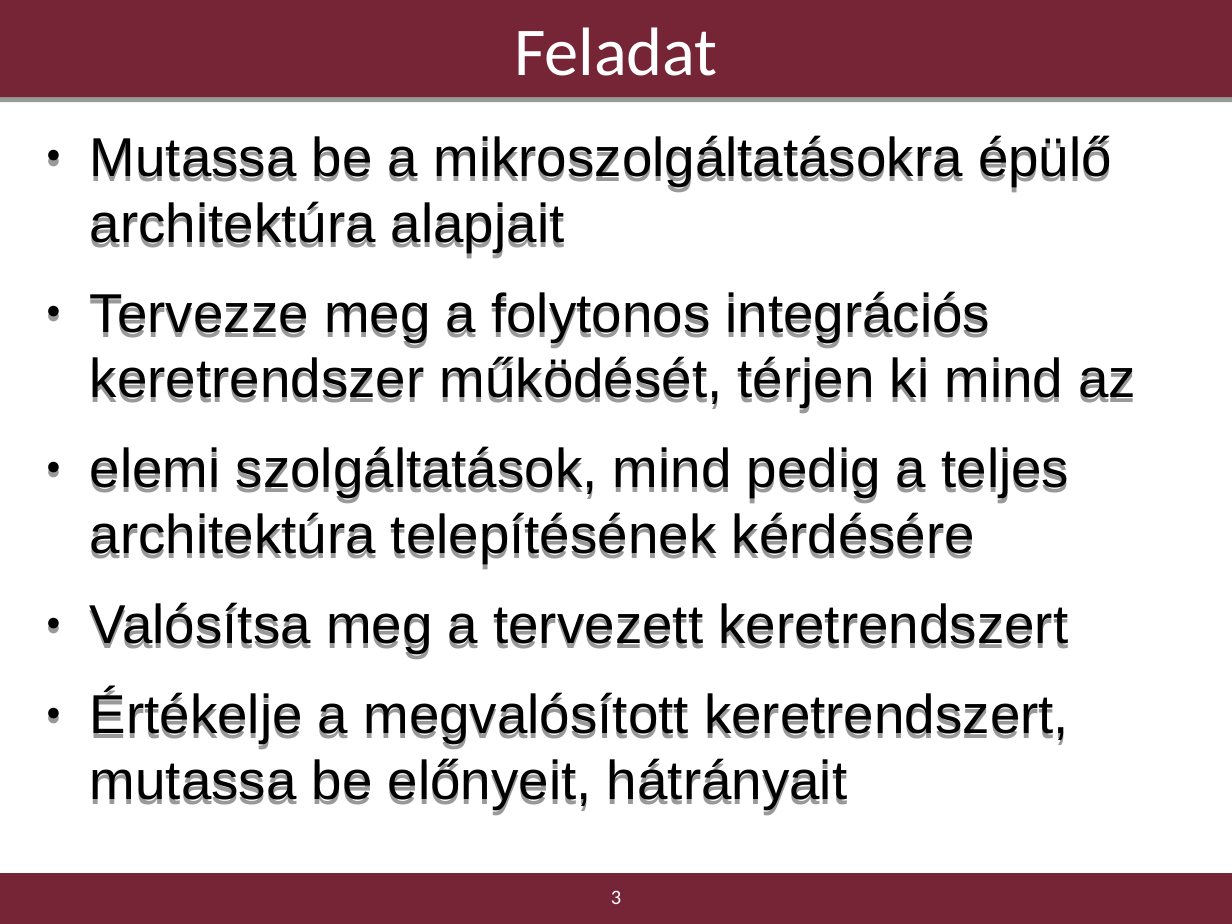
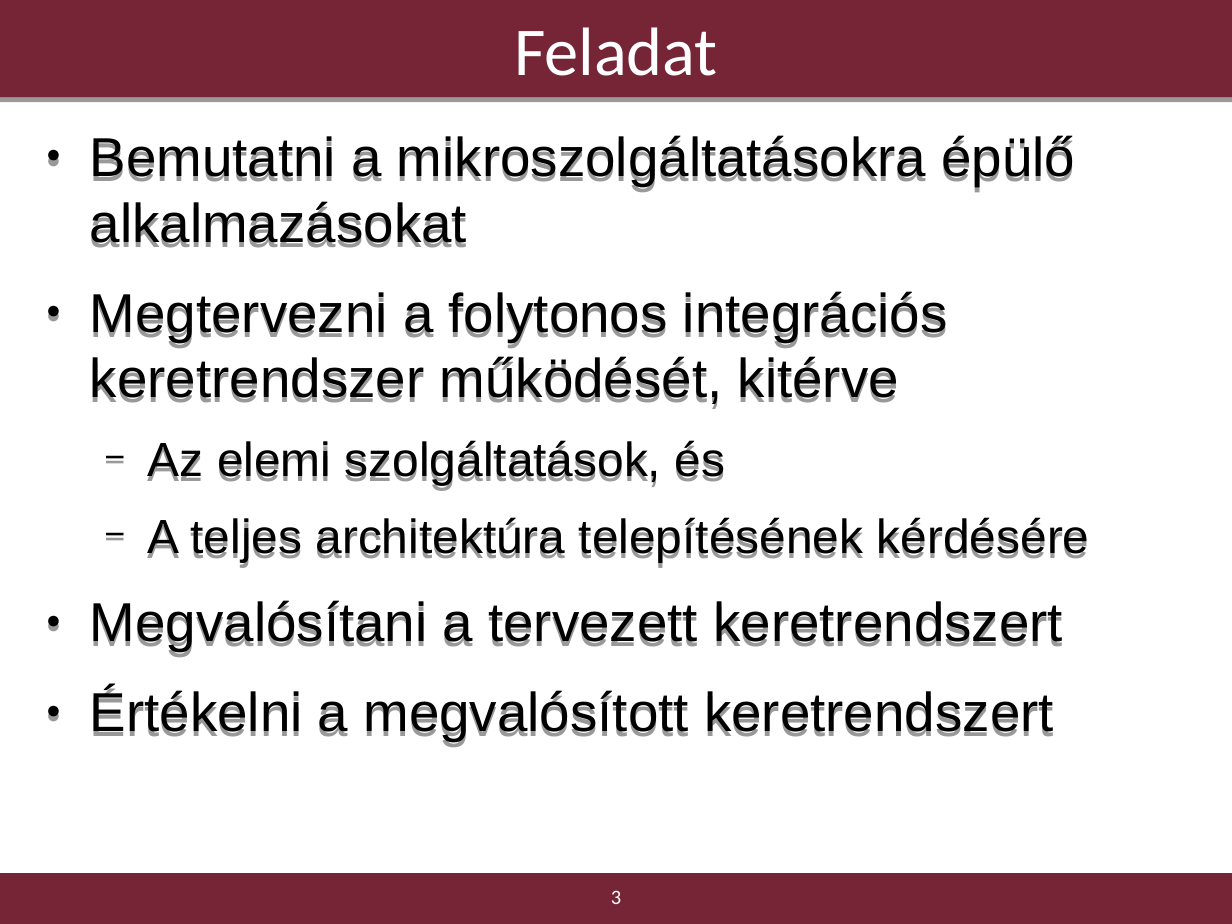
Before and after one commit to borlayda/dipterv2016-microservice, a slide deck: slide 3 of diplomaterv-cykkop.odp. Drawn at 1232x924 pixels with LibreOffice and Linux fonts; fonts in the diff are those of the drawing; background and template pictures are left out. Boxes give left, top, right and bottom in pixels: in the first picture for what was removed or moved away, otherwise in the second. Text is boxed around its words. In the diff, an @@ line names an element or a change of style, - is before the commit and + after.

Commit message:
Adding 5 more slides

```diff
--- a/diplomaterv-cykkop.odp
+++ b/diplomaterv-cykkop.odp
@@ text at bbox=[90, 135, 1090, 741]: text changed @@
-● Mutassa be a mikroszolgáltatásokra épülő architektúra alapjait
-● Tervezze meg a folytonos integrációs keretrendszer működését, térjen ki mind az
-● elemi szolgáltatások, mind pedig a teljes architektúra telepítésének kérdésére
-● Valósítsa meg a tervezett keretrendszert
-● Értékelje a megvalósított keretrendszert, mutassa be előnyeit, hátrányait
+● Bemutatni a mikroszolgáltatásokra épülő alkalmazásokat
+● Megtervezni a folytonos integrációs keretrendszer működését, kitérve
+  − Az elemi szolgáltatások, és
+  − A teljes architektúra telepítésének kérdésére
+● Megvalósítani a tervezett keretrendszert
+● Értékelni a megvalósított keretrendszert
```
Also in this commit, not shown: 3 other slides changed, 2 slides added, 2 slides removed.
